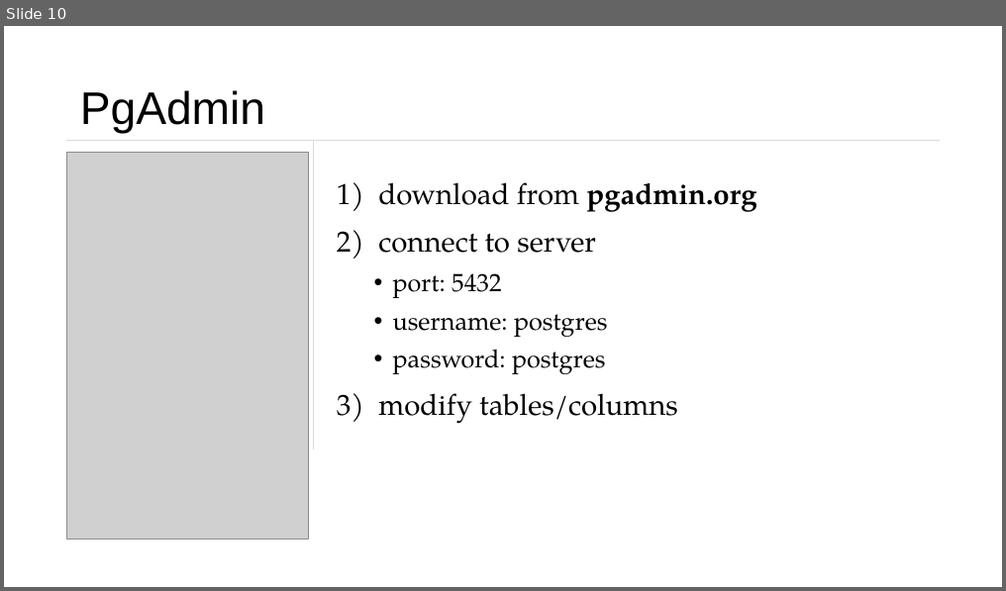
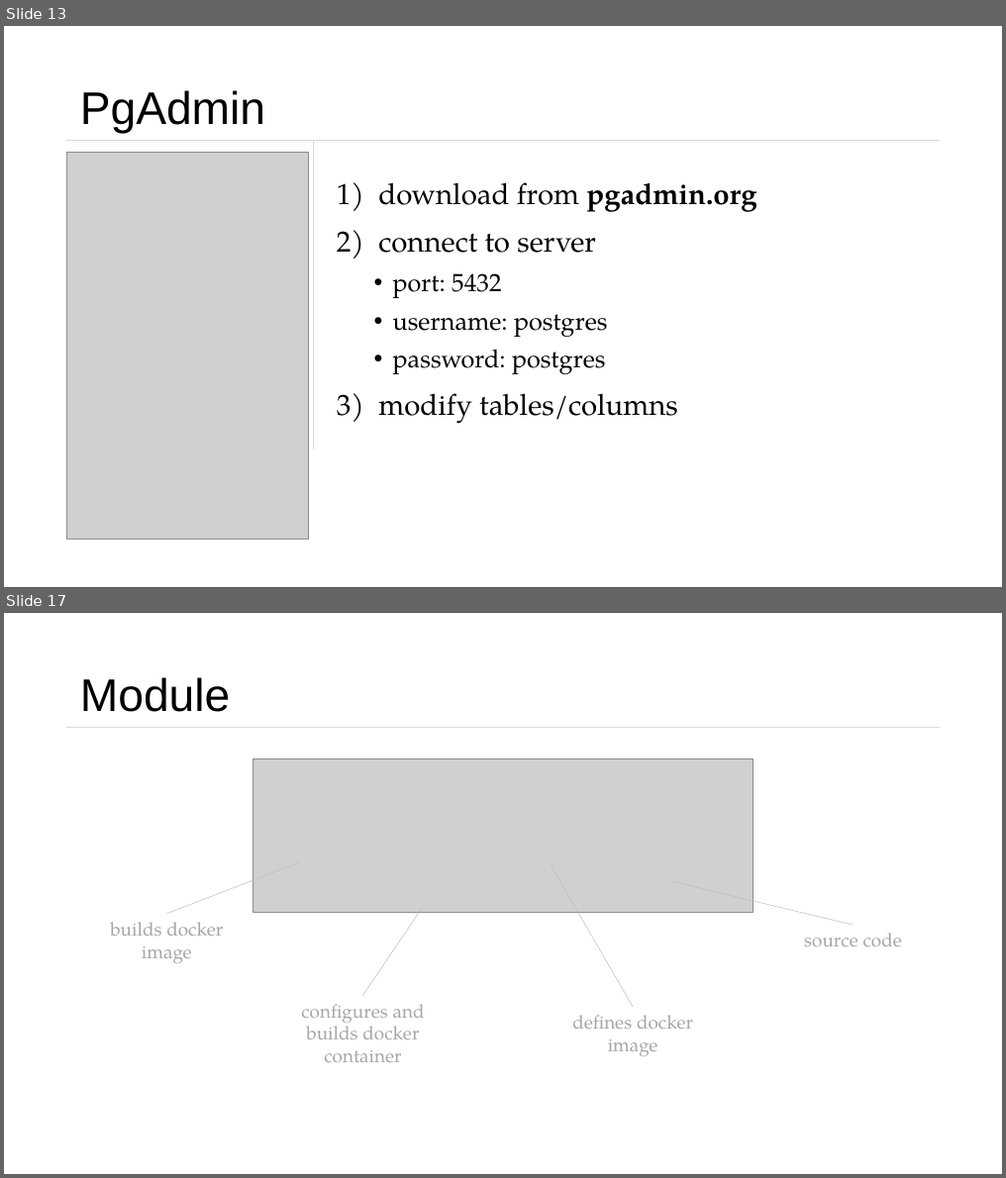
Before and after one commit to Vladnet47/Weather-Station, a slide deck: Presentation.pptx. Shown one above the other, each under a label of ours: slide 10 before the commit, slides 13 and 17 after it; the slides between them are not shown. The pictures are 1006x591 and 1006x1178 pixels, drawn with LibreOffice and Linux fonts; fonts in the diff are those of the drawing; grey boxes stand for pictures. Boxes give left, top, right and bottom in pixels: in the first picture for what was removed or moved away, otherwise in the second. Text is boxed around its words. In the diff, an @@ line names an element or a change of style, - is before the commit and + after.

```diff
--- a/Presentation.pptx
+++ b/Presentation.pptx
@@ slide 17 added at bbox=[4, 613, 1002, 1174], background #FFFFFF @@
@@ title added at bbox=[80, 677, 230, 712], 44 pt, text #000000 @@
+Module
@@ line added from (66, 728) to (940, 728), #D9D9D9 0.5 pt @@
@@ picture added at bbox=[253, 759, 752, 912] @@
@@ line added from (166, 914) to (300, 862), #BFBFBF 0.5 pt @@
@@ line added from (633, 1008) to (549, 862), #BFBFBF 0.5 pt @@
@@ line added from (362, 995) to (423, 906), #BFBFBF 0.5 pt @@
@@ line added from (853, 925) to (672, 881), #BFBFBF 0.5 pt @@
@@ text added at bbox=[110, 922, 223, 963], 18 pt, text #A6A6A6 @@
+builds docker image
@@ text added at bbox=[804, 933, 902, 947], 18 pt, text #A6A6A6 @@
+source code
@@ text added at bbox=[301, 1004, 425, 1062], 18 pt, text #A6A6A6 @@
+configures and builds docker container
@@ text added at bbox=[572, 1015, 693, 1057], 18 pt, text #A6A6A6 @@
+defines docker image
@@ what was slide 10 is now slide 13 @@
```
Also in this commit, not shown: 1 slide changed, 6 other slides added.
